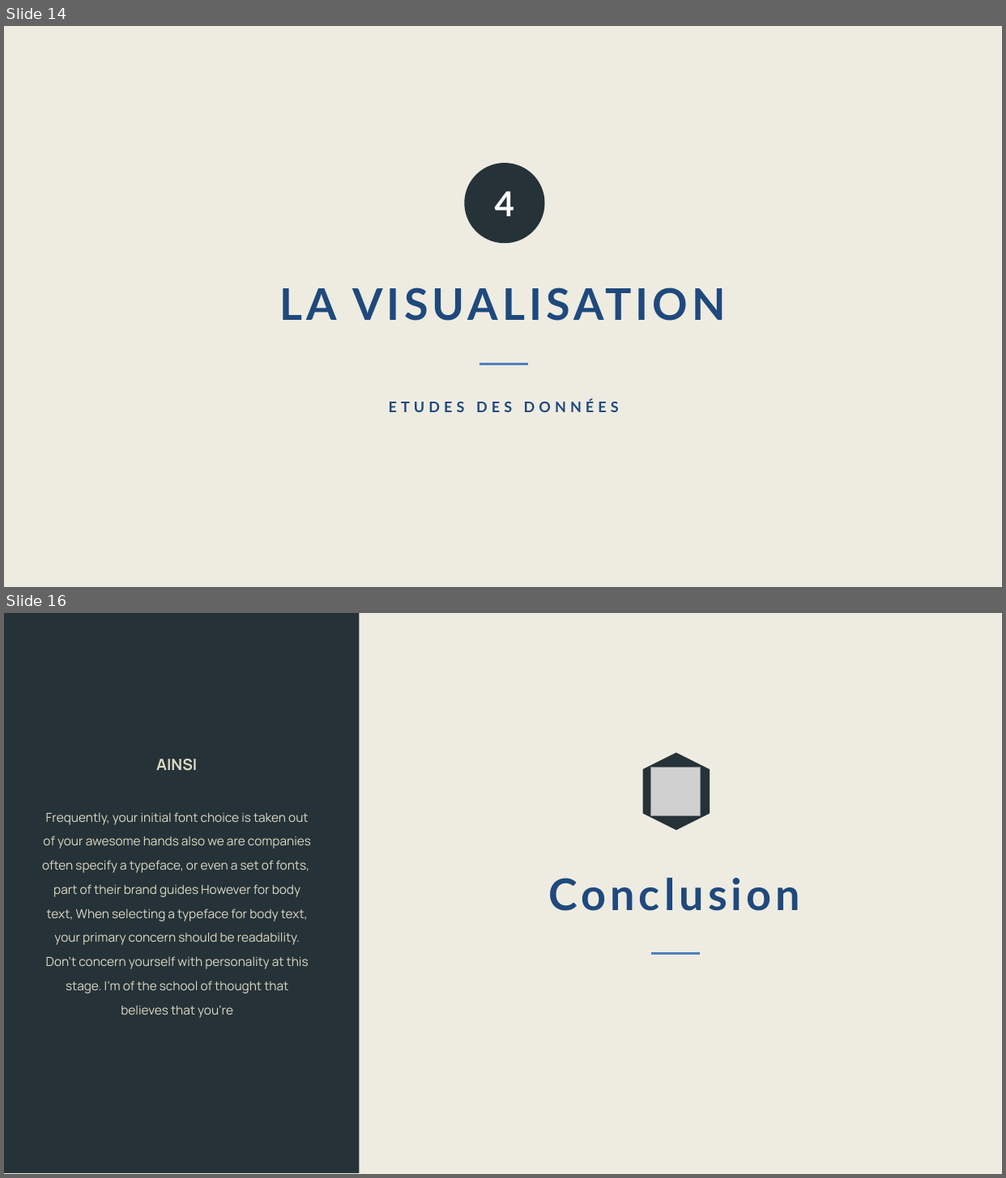
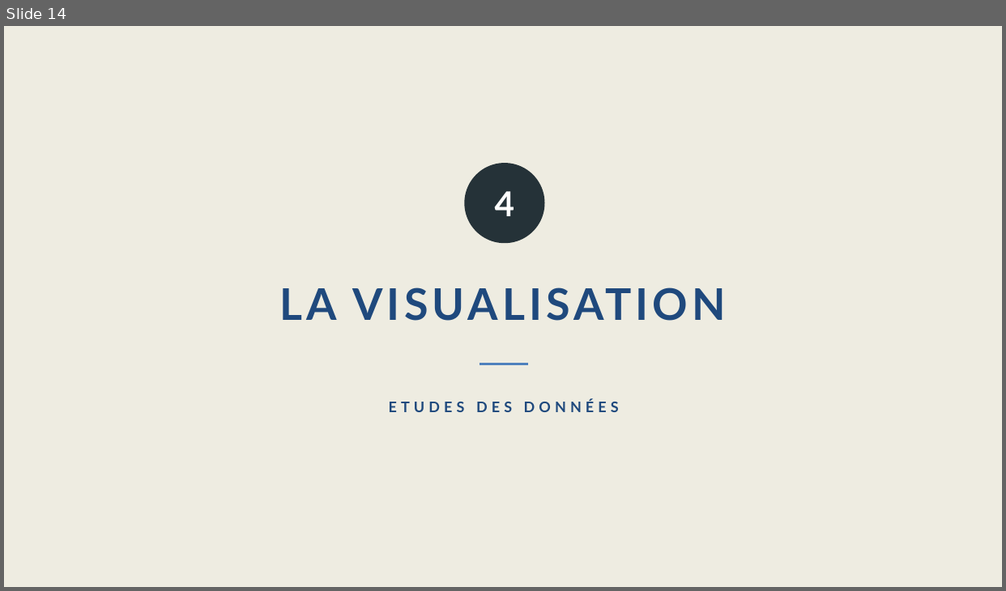
Before and after one commit to MolinaRomain/DevOpsElastic, a slide deck: Diapo Présentation.pptx. Shown one above the other, each under a label of ours: slides 14 and 16 before the commit, slide 14 after it; the slides between them are not shown. The pictures are 1006x1178 and 1006x591 pixels, drawn with LibreOffice and Linux fonts; fonts in the diff are those of the drawing; grey boxes stand for pictures. Boxes give left, top, right and bottom in pixels: in the first picture for what was removed or moved away, otherwise in the second. Text is boxed around its words. In the diff, an @@ line names an element or a change of style, - is before the commit and + after.

```diff
--- a/Diapo Présentation.pptx
+++ b/Diapo Présentation.pptx
@@ slide 16 removed at bbox=[4, 613, 1002, 1174], background #EEECE1 @@
@@ rectangle removed at bbox=[4, 613, 360, 1174] @@
@@ hexagon removed at bbox=[642, 753, 710, 830] @@
@@ text removed at bbox=[156, 759, 197, 771] @@
-AINSI
@@ picture removed at bbox=[651, 767, 700, 815] @@
@@ text removed at bbox=[42, 812, 311, 1018] @@
-Frequently, your initial font choice is taken out of your awesome hands also we are companies often specify a typeface, or even a set of fonts, part of their brand guides However for body text, When selecting a typeface for body text, your primary concern should be readability. Don’t concern yourself with personality at this stage. I’m of the school of thought that believes that you’re
@@ text removed at bbox=[548, 878, 800, 911] @@
-Conclusion
@@ line removed from (651, 954) to (700, 954) @@
```
Also in this commit, not shown: 2 slides changed, 1 slide added.
